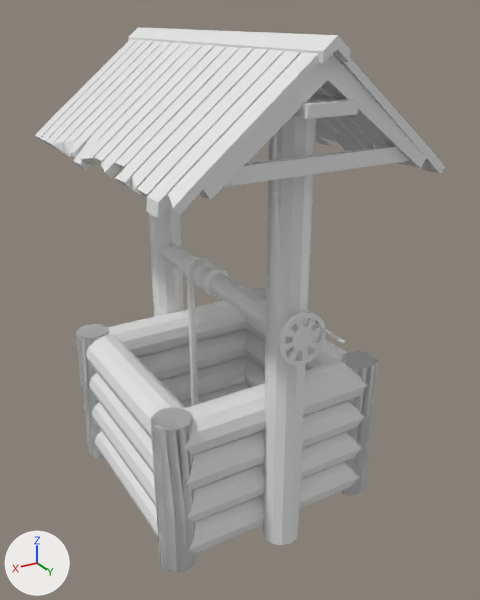
The Blender file IvanWorkFolder/Колодец.blend, before and after one commit.
The view is the same before and after, from a camera (50 mm lens) standing at (2.2, 3.95, 3.05) and looking at (-0.09, 0.14, 1.14). Every picture has the same lights, and +X, +Y and +Z are marked at lower left.
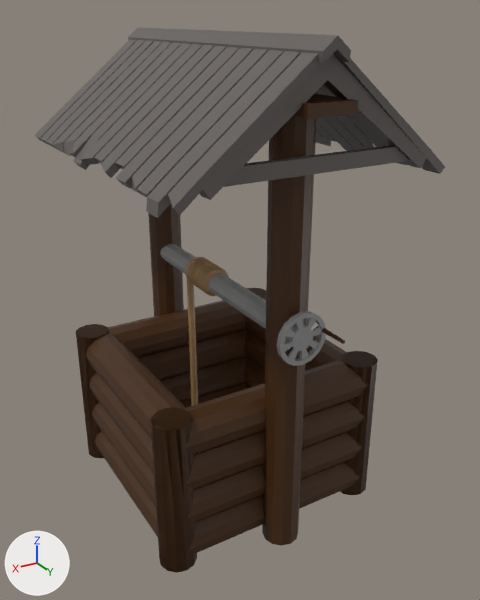
What differs and where, as boxes (x1, y1, x2, y2) in the pictures (480 x 600 px):
'Cylinder', recoloured (grey to brown): (76, 116, 378, 573) in both
'Крыша', recoloured (white to grey): (35, 27, 445, 218) in both
'Cylinder.003', recoloured: (160, 244, 314, 351) in both
'Torus', recoloured (grey to brown): (185, 257, 229, 406) in both
'Circle', recoloured: (277, 311, 326, 366) in both
'Cube', recoloured (grey to brown): (293, 94, 359, 119) in both

What the commit changed:
Material 'roof' (mat_roof) is new.
Its base color is (0.124, 0.109, 0.103) (dark grey #635d5a).
Its roughness is 0.4.
Material 'rope' (mat_rope) is new.
Its base color is (0.342, 0.204, 0.0846) (brown #9e7d52).
Material 'cyl' (mat_cyl) is new.
Its base color is (0.296, 0.296, 0.296) (grey #949494).
Material 'wood' (mat_wood) is new.
Its base color is (0.0607, 0.0204, 0.00166) (brown #462705).
me_cylinder has 624 vertices, 364 faces and spans x -2.86..0.16, y -1.17..1.17, z -1.17..1.17.
me_cylinder now uses material mat_wood (brown #462705).
me_cube has 8 vertices, 6 faces and spans x -1.0..1.0, y -1.06..1.06, z -1.0..1.0.
me_cube now uses material mat_wood (brown #462705).
me_cylinder_003 has 24 vertices, 14 faces and spans x -0.13..0.13, y -0.13..0.13, z -1.51..1.75.
me_cylinder_003 now uses material mat_cyl (grey #949494).
me_circle has 160 vertices, 160 faces and spans x -1.0..1.0, y -1.0..1.0, z -0.23..0.08.
me_circle now uses material mat_cyl (grey #949494).
me_torus has 760 vertices, 754 faces and spans x -0.11..0.11, y -1.61..0.11, z -0.03..0.3.
me_torus now uses material mat_rope (brown #9e7d52).
me_cube_003 has 500 vertices, 458 faces and spans x -0.7..0.7, y -1.0..1.0, z -23.6..2.4.
me_cube_003 now uses material mat_roof (dark grey #635d5a).
